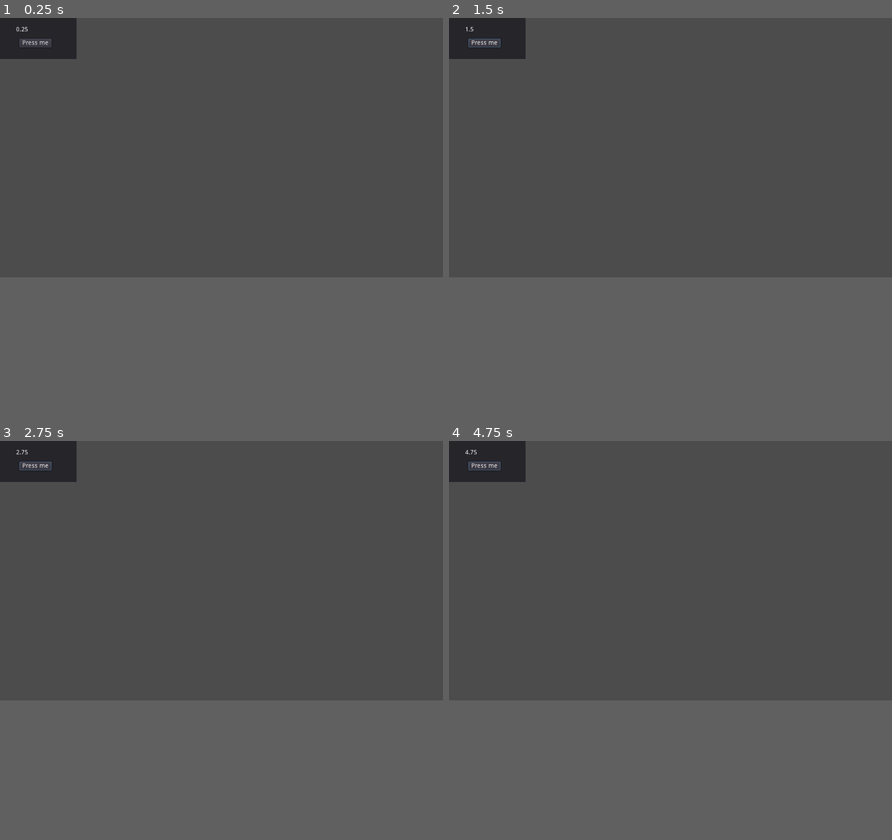
Above: before the commit, frames 1-4 (two rows, left to right).
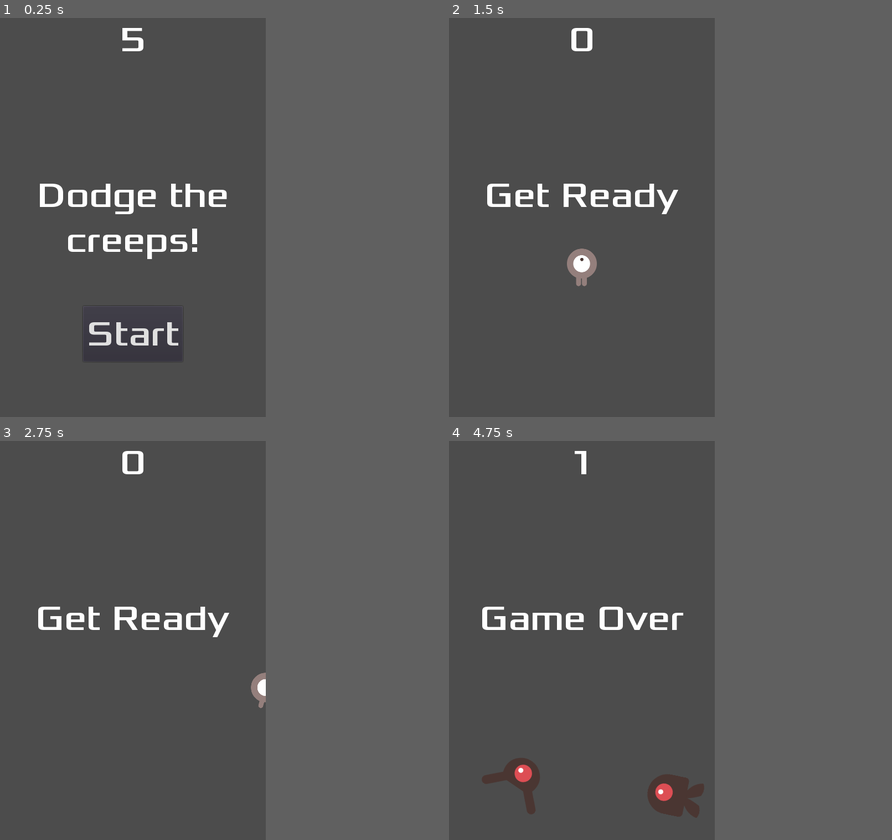
Above: after the commit, the same moments.

Repository: wizered67/GodotTest
Game: Godot game, scene res://Main.tscn
Two runs of this game, one before a commit and one after it. Both use one fixed random seed, a clock stepped at 60 frames per second and the inputs below. Before the commit the project starts from res://Hello.tscn. The engine's default icon, where the game draws it, is replaced by a stand-in: a white triangle on a blue panel in a dark square.
Inputs (mouse positions are in pixels of both pictures, inside the frame that each line leads up to):
- Up to frame 1 (0.25 s): no input
- Up to frame 2 (1.5 s): click (484, 41) at 0.5 s, where only the run before the commit has a clickable "Press me"; click (670, 221) at 1.25 s, where only the run after the commit has a clickable "Start"
- Up to frame 3 (2.75 s): tap Enter at 2 s; hold Right (ui_right) from 2.03 s (still down)
- Up to frame 4 (4.75 s): release Right (ui_right) at 2.78 s; hold Down (ui_down) 2.78-3.53 s; hold Right (ui_right) 3.53-4.28 s; hold Up (ui_up) from 4.28 s (still down)
The window is 800x468 before the commit and 480x720 after it. Grey fills any space a smaller window leaves; there, only what the larger window draws over its background counts as a difference.

The runs differ from the first frame. In frame 1, 4.0% of the frame differs, in the area x 0-52%, y 0-83%; in frame 2, 3.3%; in frame 3, 3.1%; in frame 4, 4.4%, in the area x 0-58%, y 0-95%.

Commit message:
Demo game

Diff:
--- /dev/null
+++ b/HUD.gd
@@ -0,0 +1,30 @@
+extends CanvasLayer
+
+signal start_game
+
+func show_message(text):
+	$MessageLabel.text = text
+	$MessageLabel.visible = true
+	$MessageTimer.start()
+
+func show_game_over():
+	show_message("Game Over")
+	yield($MessageTimer, "timeout")
+
+	$MessageLabel.text = "Dodge the\nCreeps!"
+	$MessageLabel.show()
+
+	yield(get_tree().create_timer(1), "timeout")
+
+	$StartButton.show()
+
+func update_score(score):
+	$ScoreLabel.text = str(score)
+
+func _on_MessageTimer_timeout():
+	$MessageLabel.hide()
+
+
+func _on_StartButton_pressed():
+	$StartButton.hide()
+	emit_signal("start_game")
--- /dev/null
+++ b/HUD.tscn
@@ -0,0 +1,52 @@
+[gd_scene load_steps=3 format=2]
+
+[ext_resource path="res://default_font.tres" type="DynamicFont" id=1]
+[ext_resource path="res://HUD.gd" type="Script" id=2]
+
+[node name="HUD" type="CanvasLayer"]
+script = ExtResource( 2 )
+
+[node name="MessageLabel" type="Label" parent="."]
+anchor_top = 0.5
+anchor_right = 1.0
+anchor_bottom = 0.5
+margin_top = -79.5
+margin_bottom = 79.5
+custom_fonts/font = ExtResource( 1 )
+text = "Dodge the creeps!"
+align = 1
+autowrap = true
+__meta__ = {
+"_edit_use_anchors_": false
+}
+
+[node name="StartButton" type="Button" parent="."]
+anchor_left = 0.5
+anchor_top = 1.0
+anchor_right = 0.5
+anchor_bottom = 1.0
+margin_left = -90.0
+margin_top = -200.0
+margin_right = 90.0
+margin_bottom = -100.0
+custom_fonts/font = ExtResource( 1 )
+text = "Start"
+__meta__ = {
+"_edit_use_anchors_": false
+}
+
+[node name="ScoreLabel" type="Label" parent="."]
+anchor_right = 1.0
+margin_bottom = 78.0
+custom_fonts/font = ExtResource( 1 )
+text = "5"
+align = 1
+__meta__ = {
+"_edit_use_anchors_": false
+}
+
+[node name="MessageTimer" type="Timer" parent="."]
+wait_time = 2.0
+one_shot = true
+[connection signal="pressed" from="StartButton" to="." method="_on_StartButton_pressed"]
+[connection signal="timeout" from="MessageTimer" to="." method="_on_MessageTimer_timeout"]
--- /dev/null
+++ b/Main.gd
@@ -0,0 +1,53 @@
+extends Node
+
+export (PackedScene) var Mob
+var score
+# Declare member variables here. Examples:
+# var a = 2
+# var b = "text"
+
+
+# Called when the node enters the scene tree for the first time.
+func _ready():
+	randomize()
+
+
+# Called every frame. 'delta' is the elapsed time since the previous frame.
+#func _process(delta):
+#	pass
+
+
+func game_over():
+	$ScoreTimer.stop()
+	$MobTimer.stop()
+	$HUD.show_game_over()
+
+func new_game():
+	score = 0
+	$Player.start($StartPosition.position)
+	$StartTimer.start()
+	$HUD.update_score(score)
+	$HUD.show_message("Get Ready")
+
+
+func _on_StartTimer_timeout():
+	$ScoreTimer.start()
+	$MobTimer.start()
+
+
+func _on_ScoreTimer_timeout():
+	score += 1
+	$HUD.update_score(score)
+
+
+func _on_MobTimer_timeout():
+	$MobPath/MobSpawnLocation.offset = randi()
+	var mob = Mob.instance()
+	$HUD.connect("start_game", mob, "_on_start_game")
+	add_child(mob)
+	var direction = $MobPath/MobSpawnLocation.rotation + PI / 2
+	mob.position = $MobPath/MobSpawnLocation.position
+	direction += rand_range(-PI / 4, PI / 4)
+	mob.rotation = direction
+	mob.linear_velocity = Vector2(rand_range(mob.min_speed, mob.max_speed), 0)
+	mob.linear_velocity = mob.linear_velocity.rotated(direction)
--- /dev/null
+++ b/Main.tscn
@@ -0,0 +1,42 @@
+[gd_scene load_steps=6 format=2]
+
+[ext_resource path="res://Player.tscn" type="PackedScene" id=1]
+[ext_resource path="res://Main.gd" type="Script" id=2]
+[ext_resource path="res://Mob.tscn" type="PackedScene" id=3]
+[ext_resource path="res://HUD.tscn" type="PackedScene" id=4]
+
+[sub_resource type="Curve2D" id=1]
+_data = {
+"points": PoolVector2Array( 0, 0, 0, 0, 0, 0, 0, 0, 0, 0, 480, 0, 0, 0, 0, 0, 480, 720, 0, 0, 0, 0, 0, 720, 0, 0, 0, 0, 0, 0 )
+}
+
+[node name="Main" type="Node"]
+script = ExtResource( 2 )
+Mob = ExtResource( 3 )
+
+[node name="Player" parent="." instance=ExtResource( 1 )]
+position = Vector2( 72, -48 )
+
+[node name="MobTimer" type="Timer" parent="."]
+wait_time = 0.5
+
+[node name="ScoreTimer" type="Timer" parent="."]
+
+[node name="StartTimer" type="Timer" parent="."]
+wait_time = 2.0
+one_shot = true
+
+[node name="StartPosition" type="Position2D" parent="."]
+position = Vector2( 240, 450 )
+
+[node name="MobPath" type="Path2D" parent="."]
+curve = SubResource( 1 )
+
+[node name="MobSpawnLocation" type="PathFollow2D" parent="MobPath"]
+
+[node name="HUD" parent="." instance=ExtResource( 4 )]
+[connection signal="hit" from="Player" to="." method="game_over"]
+[connection signal="timeout" from="MobTimer" to="." method="_on_MobTimer_timeout"]
+[connection signal="timeout" from="ScoreTimer" to="." method="_on_ScoreTimer_timeout"]
+[connection signal="timeout" from="StartTimer" to="." method="_on_StartTimer_timeout"]
+[connection signal="start_game" from="HUD" to="." method="new_game"]
--- /dev/null
+++ b/Mob.gd
@@ -0,0 +1,22 @@
+extends RigidBody2D
+
+export var min_speed = 150
+export var max_speed = 250
+var mob_types = ["walk", "swim", "fly"]
+
+
+# Called when the node enters the scene tree for the first time.
+func _ready():
+	$AnimatedSprite.animation = mob_types[randi() % mob_types.size()]
+
+
+# Called every frame. 'delta' is the elapsed time since the previous frame.
+#func _process(delta):
+#	pass
+
+func _on_start_game():
+	queue_free()
+
+
+func _on_VisibilityNotifier2D_screen_exited():
+	queue_free()
--- /dev/null
+++ b/Mob.tscn
@@ -0,0 +1,52 @@
+[gd_scene load_steps=10 format=2]
+
+[ext_resource path="res://art/enemyFlyingAlt_1.png" type="Texture" id=1]
+[ext_resource path="res://art/enemyFlyingAlt_2.png" type="Texture" id=2]
+[ext_resource path="res://art/enemyWalking_2.png" type="Texture" id=3]
+[ext_resource path="res://art/enemySwimming_2.png" type="Texture" id=4]
+[ext_resource path="res://art/enemyWalking_1.png" type="Texture" id=5]
+[ext_resource path="res://art/enemySwimming_1.png" type="Texture" id=6]
+[ext_resource path="res://Mob.gd" type="Script" id=7]
+
+[sub_resource type="SpriteFrames" id=1]
+animations = [ {
+"frames": [ ExtResource( 1 ), ExtResource( 2 ) ],
+"loop": true,
+"name": "fly",
+"speed": 3.0
+}, {
+"frames": [ ExtResource( 6 ), ExtResource( 4 ) ],
+"loop": true,
+"name": "swim",
+"speed": 4.0
+}, {
+"frames": [ ExtResource( 5 ), ExtResource( 3 ) ],
+"loop": true,
+"name": "walk",
+"speed": 4.0
+} ]
+
+[sub_resource type="CapsuleShape2D" id=2]
+radius = 36.0624
+height = 25.52
+
+[node name="Mob" type="RigidBody2D"]
+collision_mask = 0
+gravity_scale = 0.0
+script = ExtResource( 7 )
+__meta__ = {
+"_edit_group_": true
+}
+
+[node name="AnimatedSprite" type="AnimatedSprite" parent="."]
+scale = Vector2( 0.75, 0.75 )
+frames = SubResource( 1 )
+animation = "walk"
+playing = true
+
+[node name="CollisionShape2D" type="CollisionShape2D" parent="."]
+rotation = 1.5708
+shape = SubResource( 2 )
+
+[node name="VisibilityNotifier2D" type="VisibilityNotifier2D" parent="."]
+[connection signal="screen_exited" from="VisibilityNotifier2D" to="." method="_on_VisibilityNotifier2D_screen_exited"]
--- /dev/null
+++ b/Player.gd
@@ -0,0 +1,54 @@
+extends Area2D
+
+signal hit
+
+export var speed = 400 # movement speed in pixels/second
+var screen_size
+
+
+# Called when the node enters the scene tree for the first time.
+func _ready():
+	hide()
+	screen_size = get_viewport_rect().size
+
+func start(pos: Vector2):
+	position = pos
+	show()
+	$CollisionShape2D.disabled = false
+
+# Called every frame. 'delta' is the elapsed time since the previous frame.
+func _process(delta):
+	var velocity = Vector2()
+	if Input.is_action_pressed("ui_left"):
+		velocity.x -= 1
+	if Input.is_action_pressed("ui_right"):
+		velocity.x += 1
+	if Input.is_action_pressed("ui_down"):
+		velocity.y += 1
+	if Input.is_action_pressed("ui_up"):
+		velocity.y -= 1
+	if velocity.length() > 0:
+		velocity = velocity.normalized() * speed
+		$AnimatedSprite.play()
+	else:
+		$AnimatedSprite.stop()
+
+	position += velocity * delta
+	position.x = clamp(position.x, 0, screen_size.x)
+	position.y = clamp(position.y, 0, screen_size.y)
+
+	if velocity.x != 0:
+		$AnimatedSprite.animation = "right"
+		$AnimatedSprite.flip_v = false
+		$AnimatedSprite.flip_h = velocity.x < 0
+	elif velocity.y != 0:
+		$AnimatedSprite.animation = "up"
+		$AnimatedSprite.flip_h = false
+		$AnimatedSprite.flip_v = velocity.y > 0
+
+
+
+func _on_Player_body_entered(_body):
+	hide()
+	emit_signal("hit")
+	$CollisionShape2D.set_deferred("disabled", true)
--- /dev/null
+++ b/Player.tscn
@@ -0,0 +1,39 @@
+[gd_scene load_steps=8 format=2]
+
+[ext_resource path="res://art/playerGrey_up1.png" type="Texture" id=1]
+[ext_resource path="res://art/playerGrey_up2.png" type="Texture" id=2]
+[ext_resource path="res://art/playerGrey_walk1.png" type="Texture" id=3]
+[ext_resource path="res://art/playerGrey_walk2.png" type="Texture" id=4]
+[ext_resource path="res://Player.gd" type="Script" id=5]
+
+[sub_resource type="SpriteFrames" id=1]
+animations = [ {
+"frames": [ ExtResource( 3 ), ExtResource( 4 ) ],
+"loop": true,
+"name": "right",
+"speed": 5.0
+}, {
+"frames": [ ExtResource( 1 ), ExtResource( 2 ) ],
+"loop": true,
+"name": "up",
+"speed": 5.0
+} ]
+
+[sub_resource type="CapsuleShape2D" id=2]
+radius = 26.3315
+height = 10.5552
+
+[node name="Player" type="Area2D"]
+script = ExtResource( 5 )
+__meta__ = {
+"_edit_group_": true
+}
+
+[node name="AnimatedSprite" type="AnimatedSprite" parent="."]
+scale = Vector2( 0.5, 0.5 )
+frames = SubResource( 1 )
+animation = "up"
+
+[node name="CollisionShape2D" type="CollisionShape2D" parent="."]
+shape = SubResource( 2 )
+[connection signal="body_entered" from="." to="." method="_on_Player_body_entered"]
--- /dev/null
+++ b/default_font.tres
@@ -0,0 +1,7 @@
+[gd_resource type="DynamicFont" load_steps=2 format=2]
+
+[ext_resource path="res://fonts/Xolonium-Regular.ttf" type="DynamicFontData" id=1]
+
+[resource]
+size = 64
+font_data = ExtResource( 1 )
--- a/project.godot
+++ b/project.godot
@@ -21,8 +21,13 @@
 [application]
 
 config/name="First Game"
-run/main_scene="res://Hello.tscn"
+run/main_scene="res://Main.tscn"
 config/icon="res://icon.png"
+
+[display]
+
+window/size/width=480
+window/size/height=720
 
 [rendering]
 
Not shown, added: art/House In a Forest Loop.ogg.import
Binary file added: art/enemyFlyingAlt_1.png
Not shown, added: art/enemyFlyingAlt_1.png.import
Binary file added: art/enemyFlyingAlt_2.png
Not shown, added: art/enemyFlyingAlt_2.png.import
Binary file added: art/enemySwimming_1.png
Not shown, added: art/enemySwimming_1.png.import
Binary file added: art/enemySwimming_2.png
Not shown, added: art/enemySwimming_2.png.import
Binary file added: art/enemyWalking_1.png
Not shown, added: art/enemyWalking_1.png.import
Binary file added: art/enemyWalking_2.png
(and 13 more such lines)
